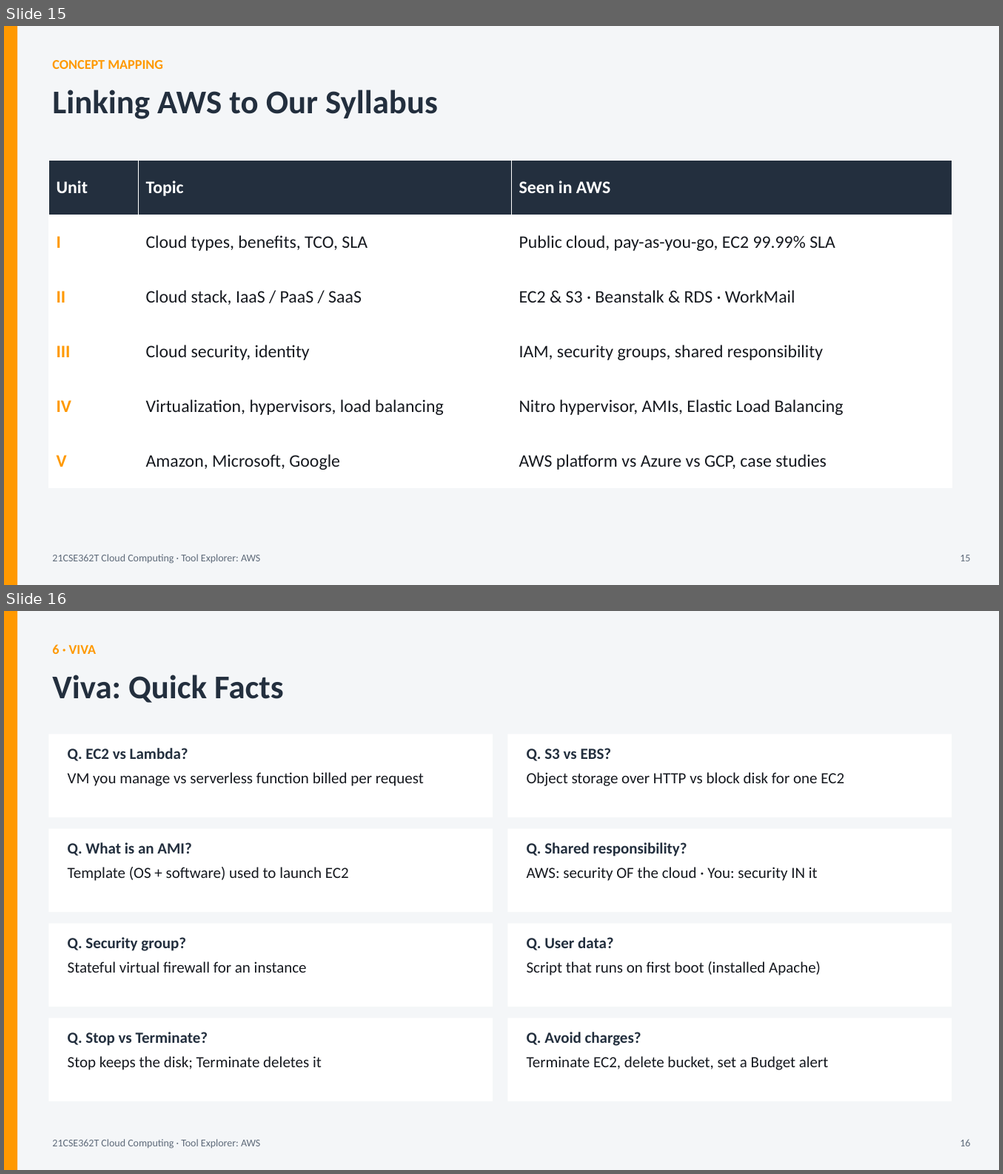
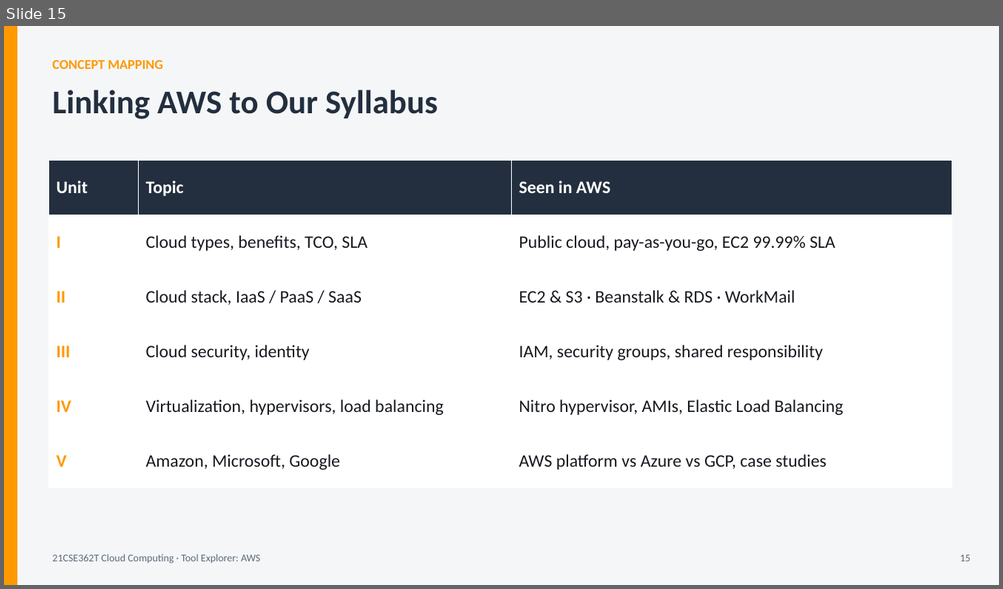
Before and after one commit to Uhasreddy/qroll, a slide deck: PPT/AWS_Tool_Explorer_Presentation/AWS_Tool_Explorer.pptx. Shown one above the other, each under a label of ours: slides 15 and 16 before the commit, slide 15 after it. The pictures are 1003x1174 and 1003x589 pixels, drawn with LibreOffice and Linux fonts; fonts in the diff are those of the drawing. Boxes give left, top, right and bottom in pixels: in the first picture for what was removed or moved away, otherwise in the second. Text is boxed around its words. In the diff, an @@ line names an element or a change of style, - is before the commit and + after.

Commit message:
Remove viva questions doc and viva slide

```diff
--- a/PPT/AWS_Tool_Explorer_Presentation/AWS_Tool_Explorer.pptx
+++ b/PPT/AWS_Tool_Explorer_Presentation/AWS_Tool_Explorer.pptx
@@ slide 16 removed at <box>4,611,999,1170</box>, background #FFFFFF @@
@@ rectangle removed at <box>4,611,999,1170</box> @@
@@ rectangle removed at <box>4,611,17,1170</box> @@
@@ text removed at <box>52,644,96,654</box> @@
-6 · VIVA
@@ text removed at <box>52,675,284,703</box> @@
-Viva: Quick Facts
@@ rectangle removed at <box>48,734,492,817</box> @@
@@ rectangle removed at <box>508,734,951,817</box> @@
@@ text removed at <box>68,748,424,786</box> @@
-Q. EC2 vs Lambda?
-VM you manage vs serverless function billed per request
@@ text removed at <box>526,748,844,786</box> @@
-Q. S3 vs EBS?
-Object storage over HTTP vs block disk for one EC2
@@ rectangle removed at <box>48,829,492,912</box> @@
@@ rectangle removed at <box>508,829,951,912</box> @@
@@ text removed at <box>68,843,349,881</box> @@
-Q. What is an AMI?
-Template (OS + software) used to launch EC2
@@ text removed at <box>526,843,817,881</box> @@
-Q. Shared responsibility?
-AWS: security OF the cloud · You: security IN it
@@ rectangle removed at <box>48,923,492,1007</box> @@
@@ text removed at <box>68,937,307,973</box> @@
-Q. Security group?
-Stateful virtual firewall for an instance
@@ rectangle removed at <box>508,923,951,1007</box> @@
@@ text removed at <box>526,937,820,976</box> @@
-Q. User data?
-Script that runs on first boot (installed Apache)
@@ rectangle removed at <box>48,1019,492,1102</box> @@
@@ text removed at <box>68,1032,321,1071</box> @@
-Q. Stop vs Terminate?
-Stop keeps the disk; Terminate deletes it
@@ rectangle removed at <box>508,1019,951,1102</box> @@
@@ text removed at <box>526,1032,828,1071</box> @@
-Q. Avoid charges?
-Terminate EC2, delete bucket, set a Budget alert
@@ text removed at <box>52,1139,260,1149</box> @@
-21CSE362T Cloud Computing · Tool Explorer: AWS
@@ text removed at <box>959,1139,970,1147</box> @@
-16
```
Also in this commit, not shown: 1 slide changed, 4 other files.
